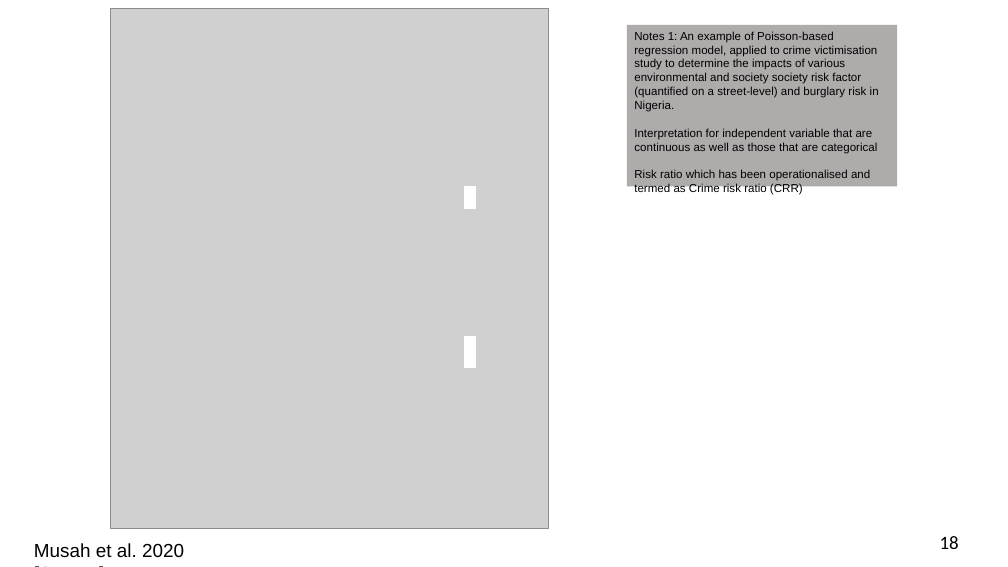
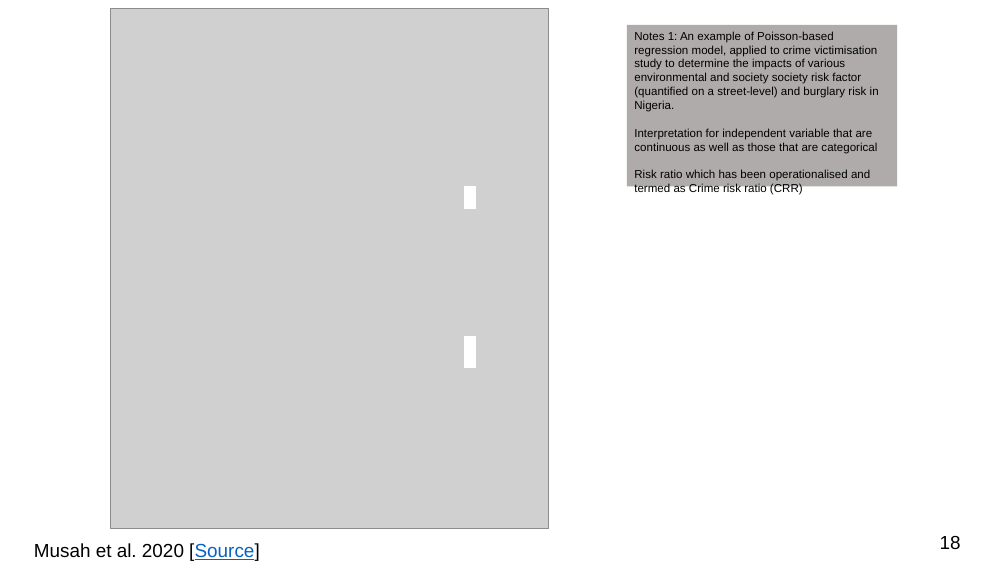
Before and after one commit to UCLPG-MSC-SGDS/GEOG0125, a slide deck: slide 18 of Lecture_notes_ppt/GEOG0125 Week 2 Lecture - Bayesian GLMs.pptx. Drawn at 1008x567 pixels with LibreOffice and Linux fonts; fonts in the diff are those of the drawing; grey boxes stand for pictures. Boxes give left, top, right and bottom in pixels: in the first picture for what was removed or moved away, otherwise in the second. Text is boxed around its words. In the diff, an @@ line names an element or a change of style, - is before the commit and + after.

```diff
--- a/Lecture_notes_ppt/GEOG0125 Week 2 Lecture - Bayesian GLMs.pptx
+++ b/Lecture_notes_ppt/GEOG0125 Week 2 Lecture - Bayesian GLMs.pptx
@@ text "Musah et al. 2020 [Source]" rewrapped from (34, 543, 184, 558) to (34, 543, 259, 561) @@
@@ page number at (940, 536, 961, 549): font Calibri to Arial @@
```
Also in this commit, not shown: 18 other slides changed, 3 slides added, 1 other file.
